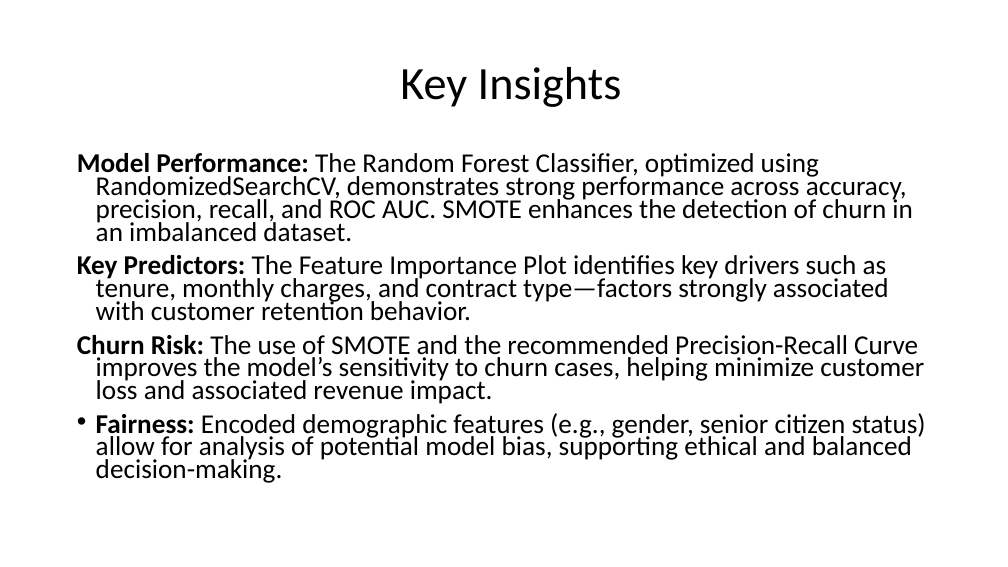
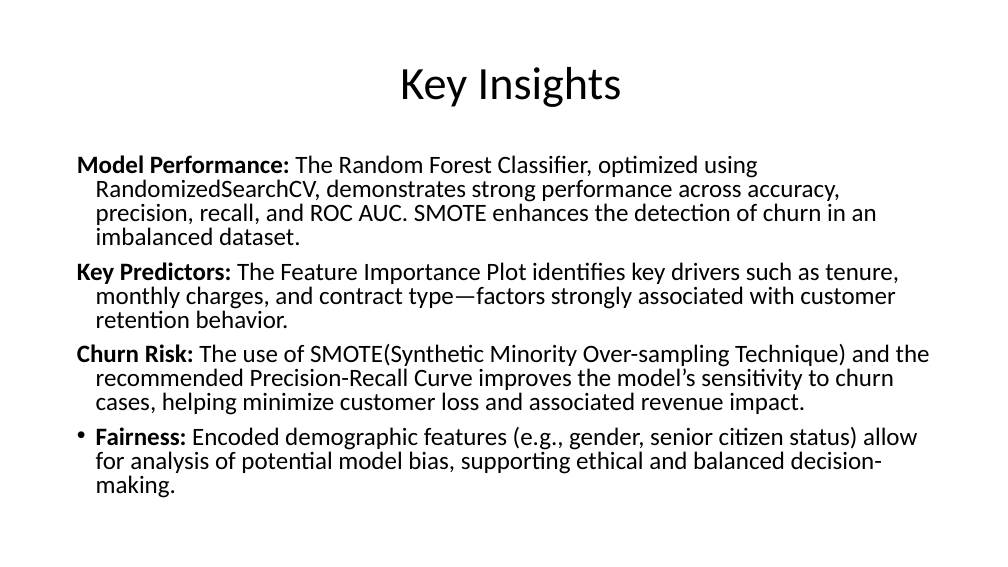
Before and after one commit to KabiraKabira7/customer_churn_modelling_phase_3_project, a slide deck: slide 10 of presentation.pdf.pptx. Drawn at 1008x567 pixels with LibreOffice and Linux fonts; fonts in the diff are those of the drawing. Boxes give left, top, right and bottom in pixels: in the first picture for what was removed or moved away, otherwise in the second. Text is boxed around its words. In the diff, an @@ line names an element or a change of style, - is before the commit and + after.

Commit message:
modifying presentation file

```diff
--- a/presentation.pdf.pptx
+++ b/presentation.pdf.pptx
@@ text at [77,155,917,498]: size 25.9 to 23.8 pt in "Model Performance: The Random Forest Classifier, optimized ...", "Key Predictors: The Feature Importance Plot identifies ...", "Fairness: Encoded demographic features (e.g., gender, senior ..."; line spacing 0.7 to 0.8 @@
@@ text at [77,344,930,415]: text changed; size 25.9 to 23.8 pt @@
-Churn Risk: The use of SMOTE and the recommended Precision-Recall Curve improves the model’s sensitivity to churn cases, helping minimize customer loss and associated revenue impact.
+Churn Risk: The use of SMOTE(Synthetic Minority Over-sampling Technique) and the recommended Precision-Recall Curve improves the model’s sensitivity to churn cases, helping minimize customer loss and associated revenue impact.
```
